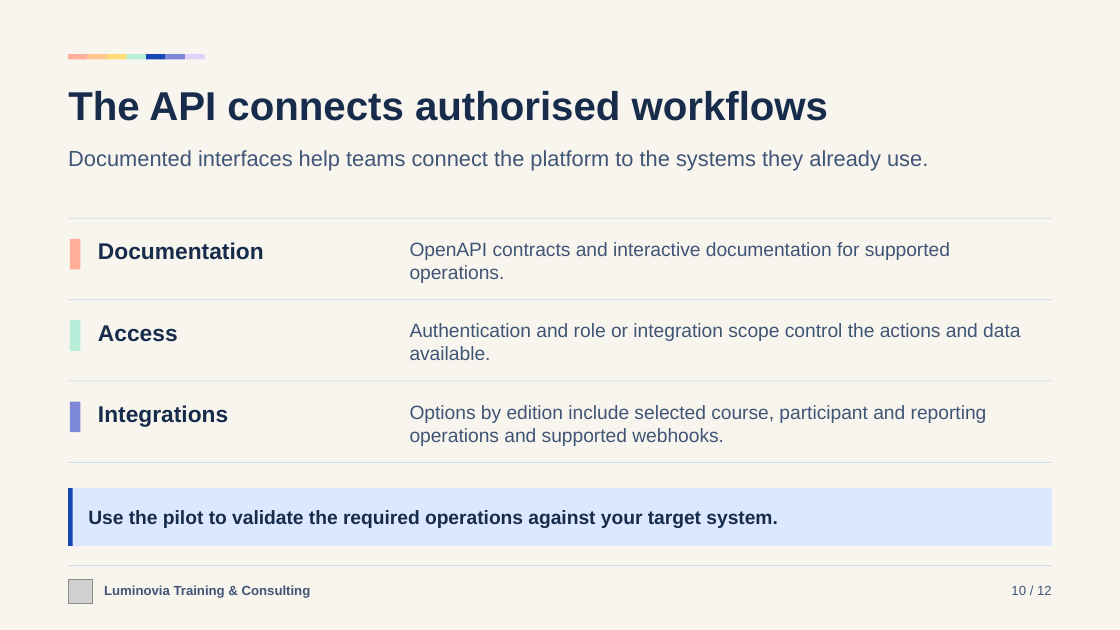
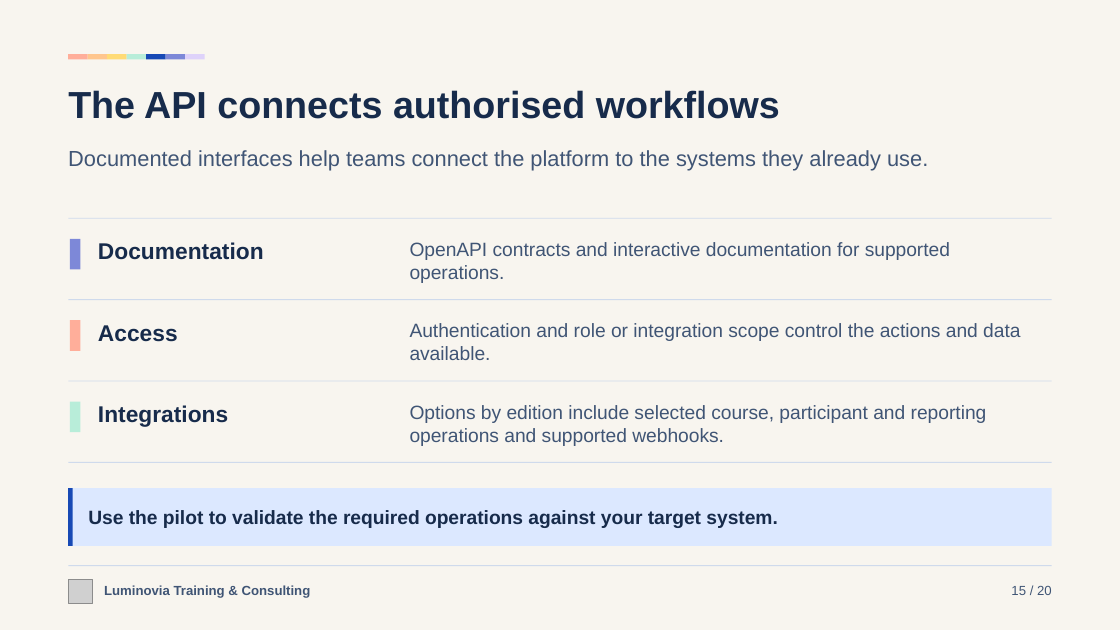
Before and after one commit to Luminovia-Training-Consulting/Luminovia-Management-Tool, a slide deck: slide 15 of docs/sales/luminovia-sales-deck-en.pptx (slide 10 before the commit). Drawn at 1120x630 pixels with LibreOffice and Linux fonts; fonts in the diff are those of the drawing; grey boxes stand for pictures. Boxes give left, top, right and bottom in pixels: in the first picture for what was removed or moved away, otherwise in the second. Text is boxed around its words. In the diff, an @@ line names an element or a change of style, - is before the commit and + after.

```diff
--- a/docs/sales/luminovia-sales-deck-en.pptx
+++ b/docs/sales/luminovia-sales-deck-en.pptx
@@ text "The API connects authorised workflows" at <box>68,90,780,119</box>: size 34.5 to 32.2 pt @@
@@ rectangle at <box>70,239,80,269</box>: fill #FFAE9A to #7D88D8 @@
@@ rectangle at <box>70,320,80,350</box>: fill #B8EDD9 to #FFAE9A @@
@@ rectangle at <box>70,402,80,432</box>: fill #7D88D8 to #B8EDD9 @@
@@ text at <box>1011,586,1052,595</box>: text changed @@
-10 / 12
+15 / 20
```
Also in this commit, not shown: 11 other slides changed, 8 slides added, 3 other files.
